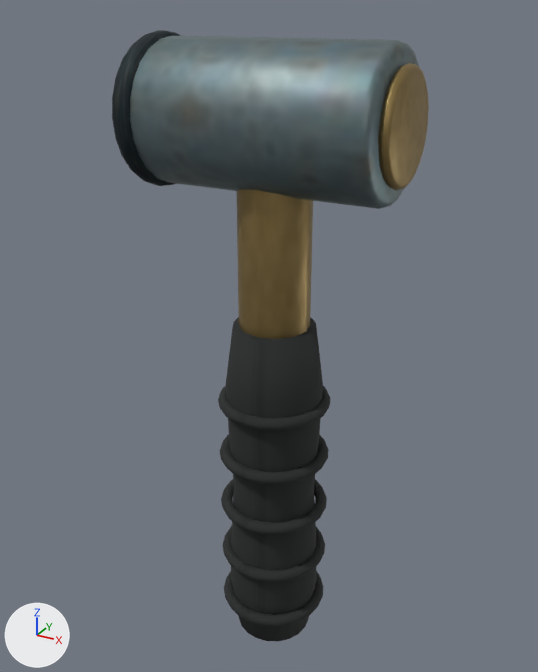
Renders of the glTF model games/knock-first/public/knock-first/models/striker.glb from each side of a commit.
One viewpoint serves both versions: a 50 mm lens placed at (0.156, -0.289, 0.318), pointed at (-0.006, 0.006, 0.17). Arrows for +X, +Y and +Z are at lower left; the lights stay in place. The first picture is the older version. Vertices at exactly the same position are counted once.

Objects in the first picture: 'striker_Mesh'.
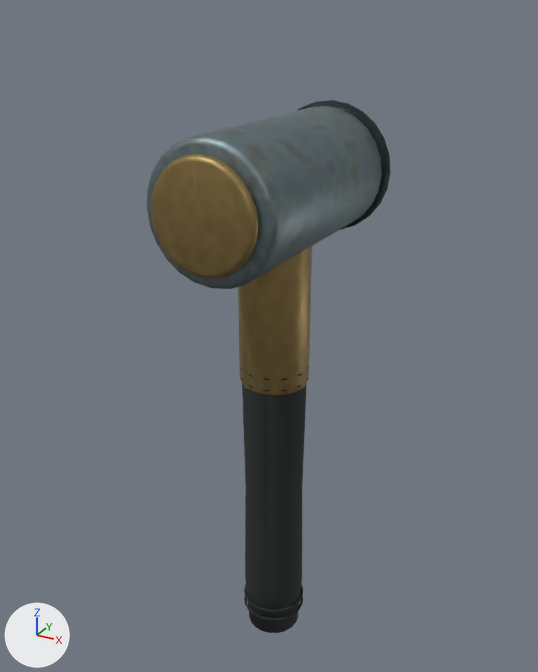
The edits, one by one:
me_striker_grip is used by ob_striker_mesh; location (0.0, 0.0, 0.0).
me_striker_grip had 1636 vertices, 3252 faces and spanned x -0.062..0.06, y -0.034..0.034, z 0.0..0.309.
me_striker_grip now has 1412 vertices, 2804 faces and spans x -0.032..0.032, y -0.06..0.062, z 0.0..0.277.
me_striker_grip part 1: the loose piece of 140 vertices spanning x -0.024..0.024, y -0.024..0.024, z 0.0..0.18 is scaled about its middle by (0.683, 0.683, 1).
me_striker_grip part 2: the loose piece of 144 vertices spanning x -0.055..0.055, y -0.032..0.032, z 0.243..0.307 is multiplied about its middle by the matrix ((0.0, 0.937, 0.0), (-1.002, 0.0, 0.0), (0.0, 0.0, 0.938)), then moved by (0.0, 0.0, -0.03).
me_striker_grip part 3: the loose piece of 144 vertices spanning x -0.062..-0.052, y -0.034..0.034, z 0.241..0.309 is turned -90 degrees about the z axis through its middle and scaled by 0.942, then moved by (0.057, 0.057, -0.03).
me_striker_grip part 4: the loose piece of 144 vertices spanning x 0.055..0.06, y -0.024..0.024, z 0.251..0.299 is turned -90 degrees about the z axis through its middle, then moved by (-0.057, -0.057, -0.03).
me_striker_grip part 5: a new loose piece, a torus around z (ring radius 0.016, tube radius 0.0007) spanning x -0.0167..0.0167, y -0.0167..0.0167, z 0.0113..0.0127, in mat_archive_atlas.
me_striker_grip part 6: a new loose piece, a torus around z (ring radius 0.016, tube radius 0.0007) spanning x -0.0167..0.0167, y -0.0167..0.0167, z 0.0173..0.0187, in mat_archive_atlas.
me_striker_grip part 7: the loose piece of 192 vertices spanning x -0.028..0.028, y -0.028..0.028, z 0.017..0.023 is deleted.
me_striker_grip part 8: the loose piece of 192 vertices spanning x -0.028..0.028, y -0.028..0.028, z 0.047..0.053 is deleted.
me_striker_grip part 9: the loose piece of 192 vertices spanning x -0.028..0.028, y -0.028..0.028, z 0.077..0.083 is deleted.
me_striker_grip part 10: the loose piece of 192 vertices spanning x -0.028..0.028, y -0.028..0.028, z 0.107..0.113 is deleted.
me_striker_grip part 11: the loose piece of 192 vertices spanning x -0.028..0.028, y -0.028..0.028, z 0.137..0.143 is deleted.
Part 12, on me_striker_grip:
72 vertices are removed from x -0.017..0.017, y -0.017..0.017, z 0.15..0.26.
174 faces are deleted.
28 vertices are added at x -0.016..0.016, y -0.016..0.016, z 0.15..0.23.
12 new vertices lie (0.0, 0.0, 0.076) away from vertices in x -0.017..0.017, y -0.017..0.017, z 0.152.
110 new faces join them.
Other edits to the shape of me_striker_grip do not show in these pictures.

Boxes [x1, y1, x2, y2] around the edits, measured in the pictures (538 x 672 px; the box of a moved part takes in the faces that stretch with it):
'striker_Mesh', reshaped (23% narrower, 13% shorter): before [112, 30, 429, 641]; after [147, 100, 391, 633]
part 1 of me_striker_grip, moved or reshaped: before [226, 317, 323, 641]; after [242, 383, 307, 633]
part 2 of me_striker_grip, moved or reshaped: before [130, 36, 419, 209]; after [147, 106, 382, 289]
part 3 of me_striker_grip, moved or reshaped: before [112, 30, 181, 186]; after [297, 100, 391, 230]
part 4 of me_striker_grip, moved or reshaped: before [378, 63, 429, 190]; after [151, 154, 259, 279]
part 5 of me_striker_grip, added: after [244, 596, 303, 621]
part 6 of me_striker_grip, added: after [244, 584, 303, 612]
part 7 of me_striker_grip, deleted: before [224, 571, 323, 627]
part 8 of me_striker_grip, deleted: before [223, 526, 325, 582]
part 9 of me_striker_grip, deleted: before [221, 479, 327, 535]
part 10 of me_striker_grip, deleted: before [220, 434, 329, 485]
part 11 of me_striker_grip, deleted: before [218, 385, 330, 431]
part 12 of me_striker_grip, reshaped: before [236, 189, 313, 339]; after [238, 246, 312, 396]
